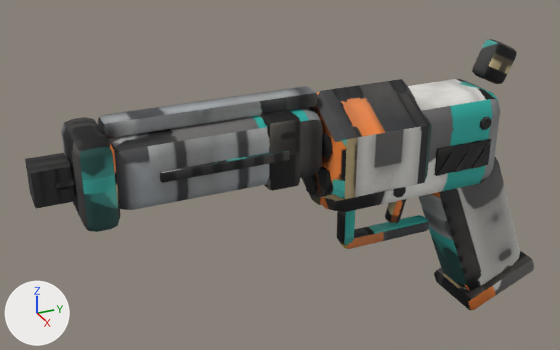
A saved change to the FBX model art/gear/revolver/revolver.fbx.
Before and after are seen from a 50 mm lens placed at (0.01547, -0.00797, 0.01269), pointed at (-0.00071, -0.00069, 0.0046). The axes (+X, +Y, +Z) are drawn at lower left. The lights are the same throughout. The older version comes first. Where no turn or scale is listed for an object, it has been applied to the vertices. Vertices at exactly the same position are counted once.

In view in the first picture: 'Glow', 'Handle', 'Mag', 'Muzzle'.
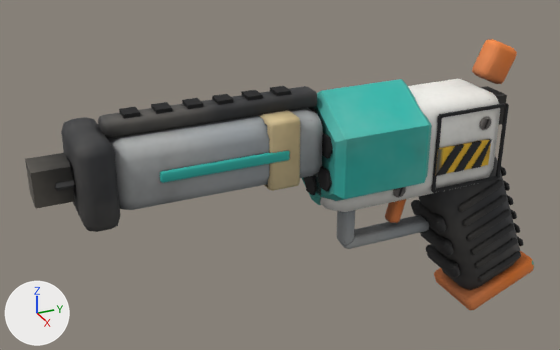
Changed parts and their boxes (x1, y1, x2, y2) in the pictures (560 x 350 px):
'Rear', added (mostly hidden)
    after: (481, 86, 507, 125)
part 1 of me_mag, surface changed (grey to cyan)
    both: (302, 79, 432, 205)
part 2 of me_handle, added
    after: (433, 176, 498, 193)
part 3 of me_handle, added
    after: (439, 103, 508, 118)
part 4 of me_handle, added
    after: (496, 105, 509, 178)
part 5 of me_handle, built on
    after: (411, 116, 523, 282)
part 6 of me_handle, added
    after: (119, 86, 291, 119)
part 7 of me_handle, surface changed
    both: (55, 39, 534, 311)
part 8 of me_glow, surface changed (black to cyan)
    both: (160, 151, 289, 183)

The edits, one by one:
me_glow has 112 vertices, 216 faces and spans x -0.00087..0.00087, y -0.00415..-0.00115, z 0.0057..0.00595.
me_glow is used by ob_glow; location (0.0, 0.0, 0.0).
me_glow part 8: texture (UV) coordinates of 216 of 216 faces, centred in x -0.00087..0.00087, y -0.00415..-0.00115, z 0.0057..0.00595, changed; they spanned u 0.0..0.69, v 0.0..0.98 and now span u 0.21..0.97, v 0.28..0.97.
me_handle is used by ob_handle; location (0.0, 0.0, 0.0).
me_handle had 770 vertices, 1322 faces and spanned x -0.00107..0.00109, y -0.00637..0.0067, z 0.0..0.00759.
me_handle now has 1888 vertices, 3242 faces and spans x -0.00107..0.00109, y -0.00637..0.0067, z 0.0..0.00759.
me_handle part 2: a new loose piece, a box spanning x 0.00098..0.00104, y 0.00275..0.00475, z 0.004185..0.004265, in mat_revolver (picture img_revolver_color_png).
me_handle part 3: a new loose piece, a box spanning x 0.00098..0.00104, y 0.00275..0.00475, z 0.006185..0.006265, in mat_revolver (picture img_revolver_color_png).
me_handle part 4: a new loose piece, a box spanning x 0.00098..0.00104, y 0.00471..0.00479, z 0.004225..0.006225, in mat_revolver (picture img_revolver_color_png).
me_handle part 5: 2 vertices removed from x -0.00013..0.00013, y 0.00331, z 0.00286; 1024 vertices added at x -0.00104..0.00104, y 0.00271..0.00644, z 0.00091..0.00623.
me_handle part 6: 48 vertices added at x -0.0002..0.0002, y -0.00468..-0.00083, z 0.00699..0.00711.
me_handle part 7: 1308 kept faces spanning x -0.00107..0.00109, y -0.00637..0.0067, z 0.0..0.00759 get new texture (UV) coordinates.
Other edits to the shape of me_handle do not show in these pictures.
me_mag has 96 vertices, 140 faces and spans x -0.0013..0.0013, y -0.00022..0.00245, z 0.00393..0.00693.
me_mag is used by ob_mag; location (0.0, 0.0, 0.0).
me_mag part 1: texture (UV) coordinates of 140 of 140 faces, centred in x -0.0013..0.0013, y -0.00022..0.00245, z 0.00418..0.00668, changed; they spanned u 0.02..0.98, v 0.0..0.98 and now span u 0.06..1.0, v 0.0..0.99.
Mesh me_rear is new.
It is a box spanning x -0.0004..0.0004, y 0.00445..0.00525, z 0.005425..0.006225.
It uses material mat_revolver (picture img_revolver_color_png).
Object 'Rear' (ob_rear) is new; it shows me_rear.
Its location is (0.0, 0.0, 0.0).
